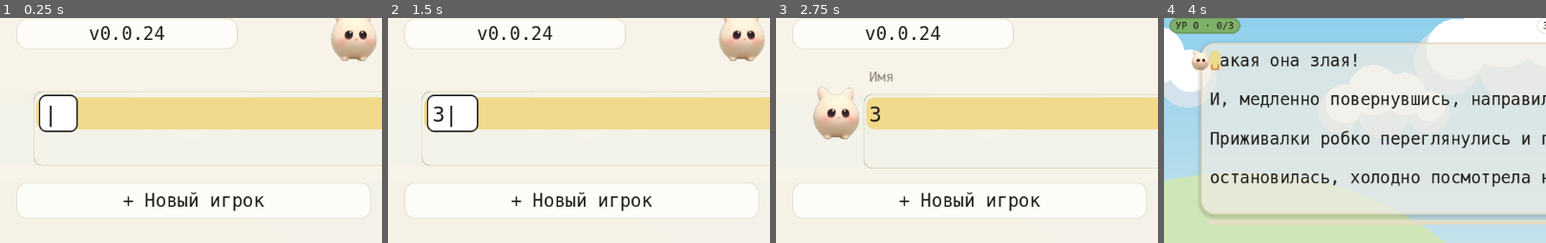
Above: before the commit, frames 1-4 (left to right).
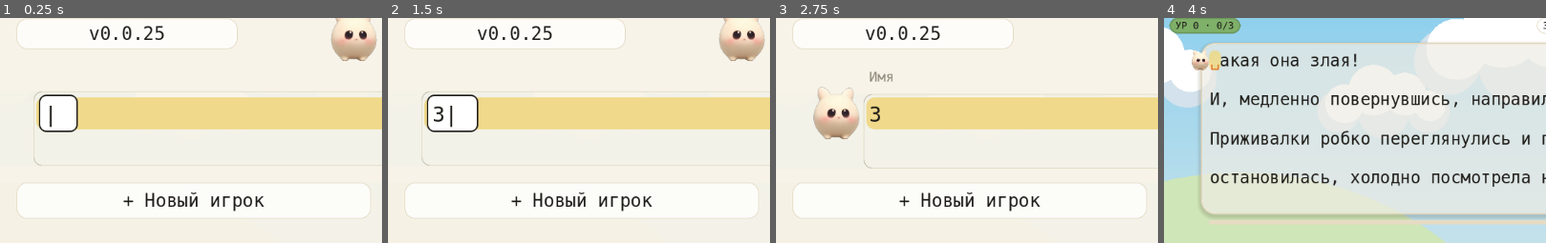
Above: after the commit, the same moments.

Repository: NikitaShubin/ModernBabyType
Game: Godot game, scene res://scenes/main.tscn
Same seed, same stepped clock (60 frames per second), same inputs: the game is played once before the commit and once after it.
Inputs (mouse positions are % of the whole screen's width and height, from its top left):
- Up to frame 1 (0.25 s): no input
- Up to frame 2 (1.5 s): tap Enter at 0.5 s; move the mouse to (72, 45) at 0.52 s; hold Right 0.53-1.25 s; tap Shift at 0.6 s; click (72, 45) at 0.67 s; tap Space at 0.77, 1.25 s; drag from (30, 55) to (45, 70) at 1.27 s
- Up to frame 3 (2.75 s): move the mouse to (60, 28) at 2.02 s; hold Right from 2.03 s (still down); tap Enter at 2.1 s
- Up to frame 4 (4 s): release Right at 2.75 s; tap Enter at 2.75 s; drag from (45, 70) to (20, 35) at 2.77 s; tap Space at 3.5, 3.77 s; move the mouse to (80, 65) at 3.52 s; hold Left from 3.53 s (still down); tap N at 3.6 s
The pictures show only the part of the screen within x 0-50%, y 1-51%; the shares and areas given below are measured in that part.

The runs differ from the first frame. In frame 1, 0.1% of the frame differs, in the area x 40-44%, y 3-10%; in frame 2, 0.1%; in frame 3, 0.1%; in frame 4, nothing differs.

Commit message:
Тест производительности: ворота по счётчикам, а не по миллисекундам
CI упал на v0.0.24: на двух ядрах GitHub, где восемь тестов делят CPU,
кадр вышел 17.4 мс (меню) и 25.3 мс (игра) при бюджете 16 — при 1.9/3.3
мс на машине автора. Тест ловил не поломку, а скорость чужой машины.

* Меряем настоящие кадры (меню и игра перерисовывают себя сами), а не
  прямой вызов `_draw`: тот вне NOTIFICATION_DRAW сыпел в лог «Drawing is
  only allowed…» и мерял не то, что видит человек.
* Главные ворота — машинонезависимые счётчики, по одному на каждую мину
  ревизии: конфиг не читается на кадрах, объекты не плодятся, `Kbd.buttons`
  попадает в кэш, `Kbd.legends`/`Ui.text_size` после первого кадра не
  промахиваются, `Ui.panel_sb` на кадрах не зовётся вовсе.
* Время осталось грубой ловушкой на порядок величины (потолок 60 мс) и
  печатается для ориентира: лучший, медиана, среднее.

Проверено пробами, что ворота ловят именно поломку: сломанный кэш разбора
конфига — «120 кадров меню прочитали конфиг 4719 раз»; сломанный кэш
Kbd.buttons — «игра собрала доску 242 раз на 120 кадров»; панель на кадр
— «игра создала 242 панелей».

Diff:
--- a/game/project.godot
+++ b/game/project.godot
@@ -9,7 +9,7 @@
 
 config/name="ModernBabyType"
 config/description="Игра для обучения детей слепой печати: герой убегает от врага, поедая буквы."
-config/version="0.0.24"
+config/version="0.0.25"
 run/main_scene="res://scenes/main.tscn"
 config/features=PackedStringArray("4.3", "GL Compatibility")
 config/icon="res://icon.png"
--- a/game/scripts/kbd.gd
+++ b/game/scripts/kbd.gd
@@ -100,11 +100,17 @@
 ## 16.10.2026). Набор подписей фиксирован, кэш не растёт. Никто
 ## результат не меняет — все только читают.
 static var _legends_cache: Dictionary = {}
+## Счётчики для perf_test: промахи кэшей. Их должно быть по чуть-чуть
+## на кадр, а не по шестьдесят (ревизия 16.10.2026): доска зовётся и на
+## рисовании, и на тапе, но чистый результат считается один раз.
+static var legends_misses := 0
+static var buttons_misses := 0
 
 
 static func legends(s: String) -> Array:
 	if _legends_cache.has(s):
 		return _legends_cache[s]
+	legends_misses += 1
 	var out: Array = []
 	if OVERLOAD.has(s):
 		out = Array(OVERLOAD[s])
@@ -570,6 +576,7 @@
 		and _btn_enter == enter
 	):
 		return _btn_cache
+	buttons_misses += 1
 	_btn_cache = _buttons_now(area, shift, enter)
 	_btn_key_ok = true
 	_btn_pos = area.position
--- a/game/scripts/ui.gd
+++ b/game/scripts/ui.gd
@@ -11,6 +11,11 @@
 ## шрифта каждый раз (ревизия 16.10.2026). Ключи ограничены тем, что
 ## реально рисуют: подписи доски, имена игроков, строки подсказок.
 static var _tsize: Dictionary = {}
+## Счётчики для perf_test: промахи кэша замера и создания панелей. Панели
+## на кадре не создаются (ревизия 16.10.2026), замер после первого кадра
+## не промахивается — обе цифры растут только на переразметке.
+static var text_size_misses := 0
+static var panel_sb_calls := 0
 
 
 static func text_size(font: Font, txt: String, fs: int) -> Vector2:
@@ -22,6 +27,7 @@
 	var by_fs: Variant = by_text.get(txt)
 	if by_fs is Dictionary and (by_fs as Dictionary).has(fs):
 		return by_fs[fs]
+	text_size_misses += 1
 	var sz := font.get_string_size(txt, HORIZONTAL_ALIGNMENT_LEFT, -1.0, fs)
 	if not by_fs is Dictionary:
 		by_fs = {}
@@ -34,6 +40,7 @@
 ## Скруглённая панель: тень — только у больших карточек, радиусы
 ## в пикселях (без пересоздания стилей при каждом ресайзе).
 static func panel_sb(bg: Color, radius: float, border := Color(0, 0, 0, 0), bw := 0.0, shadow := false) -> StyleBoxFlat:
+	panel_sb_calls += 1
 	var sb := StyleBoxFlat.new()
 	sb.bg_color = bg
 	sb.set_corner_radius_all(int(radius))
--- a/game/tests/perf_test.gd
+++ b/game/tests/perf_test.gd
@@ -1,22 +1,49 @@
 extends SceneTree
-## Тест производительности отрисовки (автор 16.10.2026): меню тянуло
-## сохранения с диска на КАЖДЫЙ кадр (103 чтения на кадр, ~14 мс на
-## кадр в headless) — анимация зайца шла рывками. Проверяем, чтобы это
-## не вернулось молча:
-##   1) ни одного чтения конфига на кадр отрисовки;
-##   2) объекты не плодятся кадрами (нет аллокаций StyleBox/словарей);
-##   3) кадр меню и кадр игры укладываются в бюджет 60 Гц.
+## Тест производительности (автор 16.10.2026): меню тянуло сохранения с
+## диска на КАЖДЫЙ кадр (103 чтения на кадр, ~14 мс на кадр в headless)
+## — анимация зайца шла рывками. Проверяем, чтобы это не вернулось
+## молча.
+##
+## ГЛАВНЫЕ ворота — машинонезависимые счётчики, а не миллисекунды: на
+## двух ядрах GitHub кадр гуляет втрое, и тест на время там краснел бы
+## на ровном месте (ловил 16.10.2026 на CI: 17.4 и 25.3 мс при норме
+## 1.9/3.3 на машине автора). За кадром следим так:
+##   1) конфиг не читается на кадрах меню;
+##   2) объекты не плодятся кадрами (аллокаций StyleBox/словарей);
+##   3) КЕШИ РАБОТАЮТ: `Kbd.buttons()` зовётся по чуть-чуть, а не по
+##      шестьдесят на кадр; `Kbd.legends()` и `Ui.text_size()` после
+##      первого кадра не промахиваются; `Ui.panel_sb()` на кадрах не
+##      вызывается вовсе (панели создаются раз за жизнь);
+##   4) лучший кадр — в очень грубом потолке (ловушка на порядок
+##      величины, не на скорость машины).
+##
+## Меряем НАСТОЯЩИЕ кадры (меню и игра перерисовывают себя сами), а не
+## прямой вызов `_draw`: тот вне NOTIFICATION_DRAW сыплет в лог
+## «Drawing is only allowed…» и меряет не то, что видит человек.
+##
 ## Запуск: godot --headless --path game --script res://tests/perf_test.gd
 
 const S := preload("res://scripts/save.gd")
-## Бюджет кадра при 60 Гц. Меряем без vsync, в headless — это ЧИСТАЯ
-## стоимость отрисовки, запас большой намеренно: тест ловит возврат
-## порядка величины (чтение файла на кадр), а не дрожание таймера.
-const BUDGET_MS := 16.0
+const K := preload("res://scripts/kbd.gd")
+const U := preload("res://scripts/ui.gd")
+const FRAMES := 120
+## Потолок лучшего кадра: на порядок величины. Норма — единицы мс, CI
+## после загрузки — десятки; поломка «чтение файла на кадр» на этой
+## машине даёт ~25 мс, но её ловят счётчики выше, а не этот порог.
+const CEIL_MS := 60.0
+## Сколько вызовов кэшированных функций допустимо на 120 кадров.
+const CALLS_SLACK := 8
 
 var _failures: Array[String] = []
 var _menu: Node = null
 var _game: Node = null
+var _phase := 0
+var _n := 0
+var _t0 := 0
+var _samples: Array[float] = []
+var _snap: Dictionary = {}
+var _menu_stats := PackedFloat32Array()
+var _game_stats := PackedFloat32Array()
 
 
 func _check(cond: bool, what: String) -> void:
@@ -29,80 +56,185 @@
 	_menu = menu_scene.instantiate()
 	root.add_child(_menu)
 	_menu.visible = true
-
-
-func _process(_dt: float) -> bool:
-	_menu_cfg_reads()
-	_menu_no_alloc()
-	_menu_budget()
-	_game_budget()
-	_report()
-	return true
-
-
-## 1) Отрисовка меню не читает конфиг с диска.
-func _menu_cfg_reads() -> void:
 	_seed_users(10)
 	_menu.view_w = 1000.0
 	_menu.view_h = 700.0
 	_menu.k = 1.8
-	_menu.call("_relayout")
-	_menu.view_w = 1000.0
-	_menu.view_h = 700.0
-	_menu.k = 1.8
-	_menu.call("_reload")
-	_menu.call("_draw")
-	var before: int = S.cfg_loads
-	for i in 100:
-		_menu.call("_draw")
-	_check(
-		S.cfg_loads == before,
-		"100 кадров меню прочитали конфиг %d раз" % (S.cfg_loads - before)
-	)
-
-
-## 2) Кадры не плодят объекты: ни StyleBox, ни словарей на кадр.
-func _menu_no_alloc() -> void:
-	_menu.call("_start_edit", _menu.users.size())
-	_menu.call("_draw")
-	var before := Performance.get_monitor(Performance.OBJECT_COUNT)
-	for i in 100:
-		_menu.call("_draw")
-	var grown := Performance.get_monitor(Performance.OBJECT_COUNT) - before
-	_check(grown == 0, "100 кадров меню создали %d объектов" % grown)
-	_menu.call("_cancel_edit")
-
-
-## 3) Кадр меню — в бюджете 60 Гц.
-func _menu_budget() -> void:
-	var ms := _frame_ms(func() -> void: _menu.call("_draw"), 100)
-	print("  кадр меню: %.2f мс (%.0f fps)" % [ms, 1000.0 / maxf(ms, 0.001)])
-	_check(ms < BUDGET_MS, "кадр меню %.2f мс — вне бюджета %.0f мс" % [ms, BUDGET_MS])
-
-
-## 3b) Кадр игры — тоже: текст уровня и герои рисуются каждый кадр.
-func _game_budget() -> void:
-	if _game == null:
-		var scene: PackedScene = load("res://scenes/main.tscn")
-		_game = scene.instantiate()
-		_game.skip_menu = true
-		_game.all_keys_override = 1
-		root.add_child(_game)
-		S.create_user("Тестер")
-		_game.profile_name = "Тестер"
-		_game._start_game()
-	_game.call("_draw")
-	var ms := _frame_ms(func() -> void: _game.call("_draw"), 100)
-	print("  кадр игры: %.2f мс (%.0f fps)" % [ms, 1000.0 / maxf(ms, 0.001)])
-	_check(ms < BUDGET_MS, "кадр игры %.2f мс — вне бюджета %.0f мс" % [ms, BUDGET_MS])
-
-
-## Стоимость n вызовов fn на кадр, мс на кадр.
-func _frame_ms(fn: Callable, n: int) -> float:
-	var t0 := Time.get_ticks_usec()
-	for i in n:
-		fn.call()
-	return float(Time.get_ticks_usec() - t0) / float(n) / 1000.0
+
+
+## Фазы: 0 — раскладка, 1 — меню, 2 — игра.
+func _process(_dt: float) -> bool:
+	match _phase:
+		0:
+			_phase = 1
+			_n = 0
+			_menu.queue_redraw()
+			return false
+		1:
+			if _n == 0:
+				_snap = _counters()
+				_t0 = Time.get_ticks_usec()
+			elif _n >= 2:
+				_samples.append(_ms_since())
+			if _n > FRAMES:
+				_menu_stats = _stats()
+				_check_menu()
+				_phase = 2
+				_n = 0
+				_samples = []
+				_start_game()
+				_menu.visible = false
+				_game.queue_redraw()
+				return false
+			_n += 1
+			_menu.queue_redraw()
+			return false
+		2:
+			if _n == 0:
+				_snap = _counters()
+				_t0 = Time.get_ticks_usec()
+			elif _n >= 2:
+				_samples.append(_ms_since())
+			if _n > FRAMES:
+				_game_stats = _stats()
+				_check_game()
+				_report()
+				return true
+			_n += 1
+			_game.queue_redraw()
+			return false
+	return false
+
+
+func _ms_since() -> float:
+	var now := Time.get_ticks_usec()
+	var dt := float(now - _t0) / 1000.0
+	_t0 = now
+	return dt
+
+
+## Снимок счётчиков перед серией кадров.
+func _counters() -> Dictionary:
+	return {
+		"cfg": S.cfg_loads,
+		"objs": Performance.get_monitor(Performance.OBJECT_COUNT),
+		"buttons": K.buttons_misses,
+		"legends": K.legends_misses,
+		"text": U.text_size_misses,
+		"panels": U.panel_sb_calls,
+	}
+
+
+func _delta(key: String) -> int:
+	var now: int = 0
+	match key:
+		"cfg":
+			now = S.cfg_loads
+		"objs":
+			now = Performance.get_monitor(Performance.OBJECT_COUNT)
+		"buttons":
+			now = K.buttons_misses
+		"legends":
+			now = K.legends_misses
+		"text":
+			now = U.text_size_misses
+		"panels":
+			now = U.panel_sb_calls
+	return now - int(_snap.get(key, 0))
+
+
+func _start_game() -> void:
+	if _game != null:
+		return
+	var scene: PackedScene = load("res://scenes/main.tscn")
+	_game = scene.instantiate()
+	_game.skip_menu = true
+	_game.all_keys_override = 1
+	root.add_child(_game)
+	S.create_user("Тестер")
+	_game.profile_name = "Тестер"
+	_game._start_game()
+	_game.visible = true
+
+
+## Кадры меню: ни чтений конфига, ни объектов, ни промахов кэша.
+func _check_menu() -> void:
+	_check(
+		_delta("cfg") == 0,
+		"%d кадров меню прочитали конфиг %d раз" % [FRAMES, _delta("cfg")]
+	)
+	var grown: int = _delta("objs")
+	_check(grown == 0, "%d кадров меню создали %d объектов" % [FRAMES, grown])
+	_check(
+		_delta("panels") <= CALLS_SLACK,
+		"меню создало %d панелей на %d кадров (панели живут раз за жизнь)"
+		% [_delta("panels"), FRAMES]
+	)
+	_check(
+		_delta("buttons") <= CALLS_SLACK,
+		"меню собрало доску %d раз на %d кадров (кэш Kbd.buttons не работает)"
+		% [_delta("buttons"), FRAMES]
+	)
+	_check(
+		_delta("legends") == 0,
+		"меню пересчитало легенды %d раз на %d кадров (кэш не работает)"
+		% [_delta("legends"), FRAMES]
+	)
+	_check(
+		_delta("text") <= CALLS_SLACK,
+		"меню перемерило строки %d раз на %d кадров (кэш Ui.text_size не работает)"
+		% [_delta("text"), FRAMES]
+	)
+	_check_ceiling("меню", _menu_stats)
+
+
+## Кадры игры: доска видна всегда, так что те же правила.
+func _check_game() -> void:
+	_check(
+		_delta("cfg") == 0,
+		"%d кадров игры прочитали конфиг %d раз" % [FRAMES, _delta("cfg")]
+	)
+	_check(
+		_delta("panels") <= CALLS_SLACK,
+		"игра создала %d панелей на %d кадров" % [_delta("panels"), FRAMES]
+	)
+	_check(
+		_delta("buttons") <= CALLS_SLACK,
+		"игра собрала доску %d раз на %d кадров" % [_delta("buttons"), FRAMES]
+	)
+	_check(
+		_delta("legends") <= CALLS_SLACK,
+		"игра пересчитала легенды %d раз на %d кадров" % [_delta("legends"), FRAMES]
+	)
+	_check_ceiling("игры", _game_stats)
+
+
+## Порог времени — только грубая ловушка на порядок величины.
+func _check_ceiling(tag: String, st: PackedFloat32Array) -> void:
+	if st.is_empty():
+		_failures.append("%s: нет ни одного кадра" % tag)
+		return
+	print(
+		"  кадр %s: лучший %.2f мс, медиана %.2f, среднее %.2f (%.0f fps)"
+		% [tag, st[0], st[1], st[2], 1000.0 / maxf(st[0], 0.001)]
+	)
+	_check(
+		st[0] < CEIL_MS,
+		"кадр %s: лучший %.2f мс — выше потолка %.0f мс" % [tag, st[0], CEIL_MS]
+	)
+
+
+## Лучший, медиана, среднее по отсортированным отсчетам.
+func _stats() -> PackedFloat32Array:
+	var s := _samples.duplicate()
+	s.sort()
+	var n := s.size()
+	if n == 0:
+		return PackedFloat32Array()
+	var total := 0.0
+	for v in s:
+		total += v
+	return PackedFloat32Array([s[0], s[n / 2], total / float(n)])
 
 
 func _seed_users(n: int) -> void:
